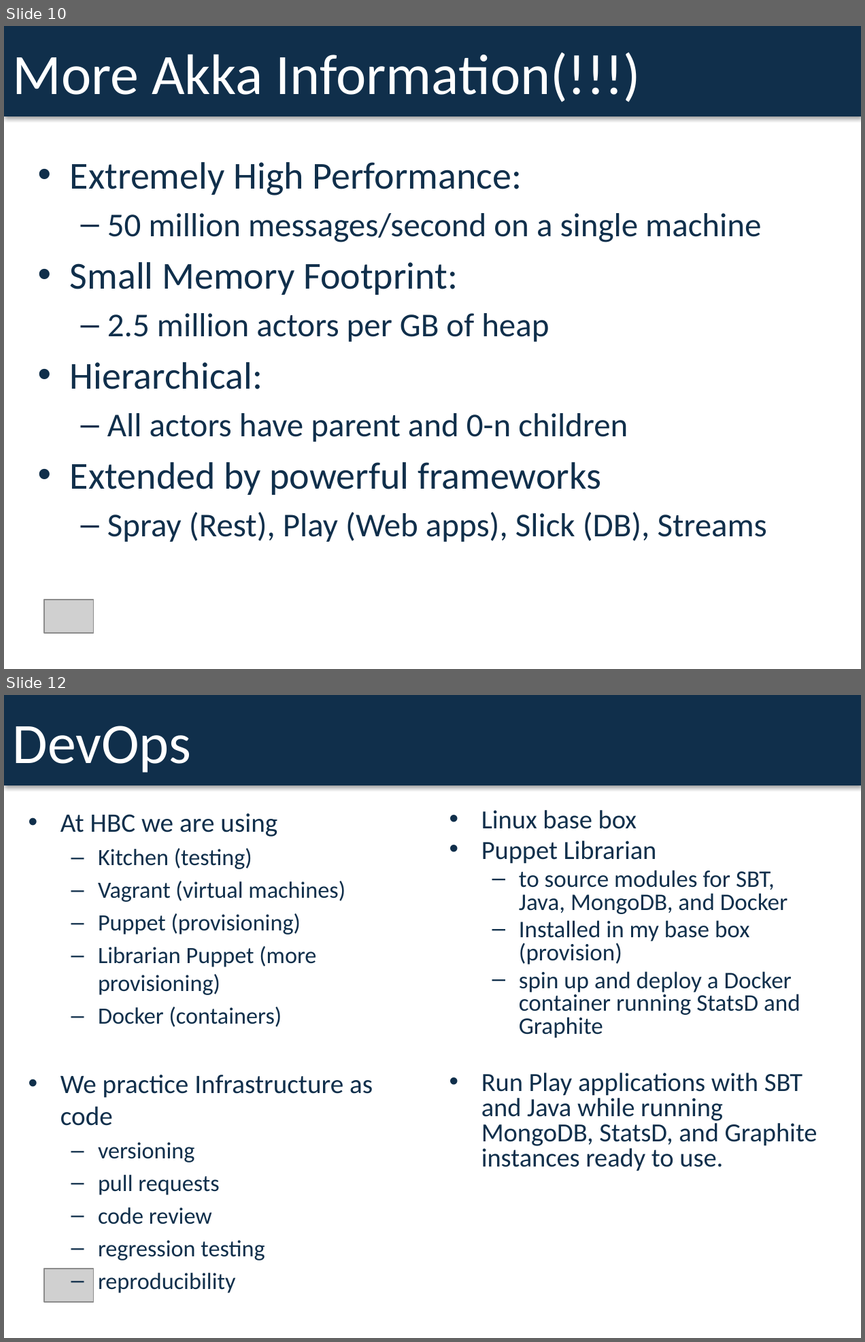
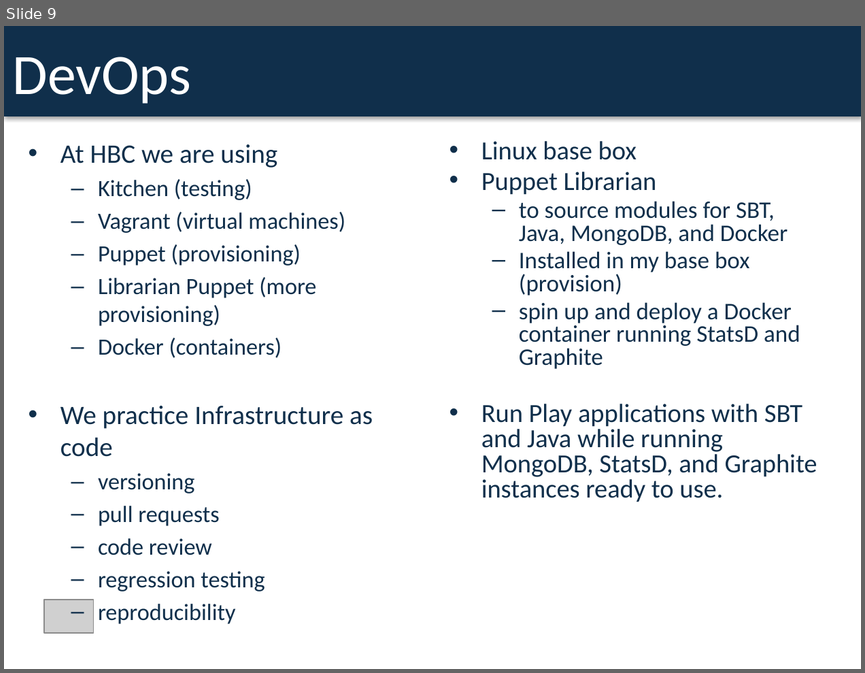
Before and after one commit to dspeele/react-vs-shared-state-inventory, a slide deck: React Vs Shared State Deck.pptx. Shown one above the other, each under a label of ours: slides 10 and 12 before the commit, slide 9 after it; the slides between them are not shown. The pictures are 865x1342 and 865x673 pixels, drawn with LibreOffice and Linux fonts; fonts in the diff are those of the drawing; grey boxes stand for pictures. Boxes give left, top, right and bottom in pixels: in the first picture for what was removed or moved away, otherwise in the second. Text is boxed around its words. In the diff, an @@ line names an element or a change of style, - is before the commit and + after.

```diff
--- a/React Vs Shared State Deck.pptx
+++ b/React Vs Shared State Deck.pptx
@@ slide 10 removed at (4, 26, 861, 669), background #FFFFFF @@
@@ rectangle removed at (4, 26, 861, 116) @@
-More Akka Information(!!!)
@@ text removed at (70, 162, 767, 541) @@
-• Extremely High Performance:
-  – 50 million messages/second on a single machine
-• Small Memory Footprint:
-  – 2.5 million actors per GB of heap
-• Hierarchical:
-  – All actors have parent and 0-n children
-• Extended by powerful frameworks
-  – Spray (Rest), Play (Web apps), Slick (DB), Streams
@@ picture removed at (44, 599, 94, 633) @@
@@ what was slide 12 is now slide 9 @@
```
Also in this commit, not shown: 4 slides changed, 2 other slides removed.
